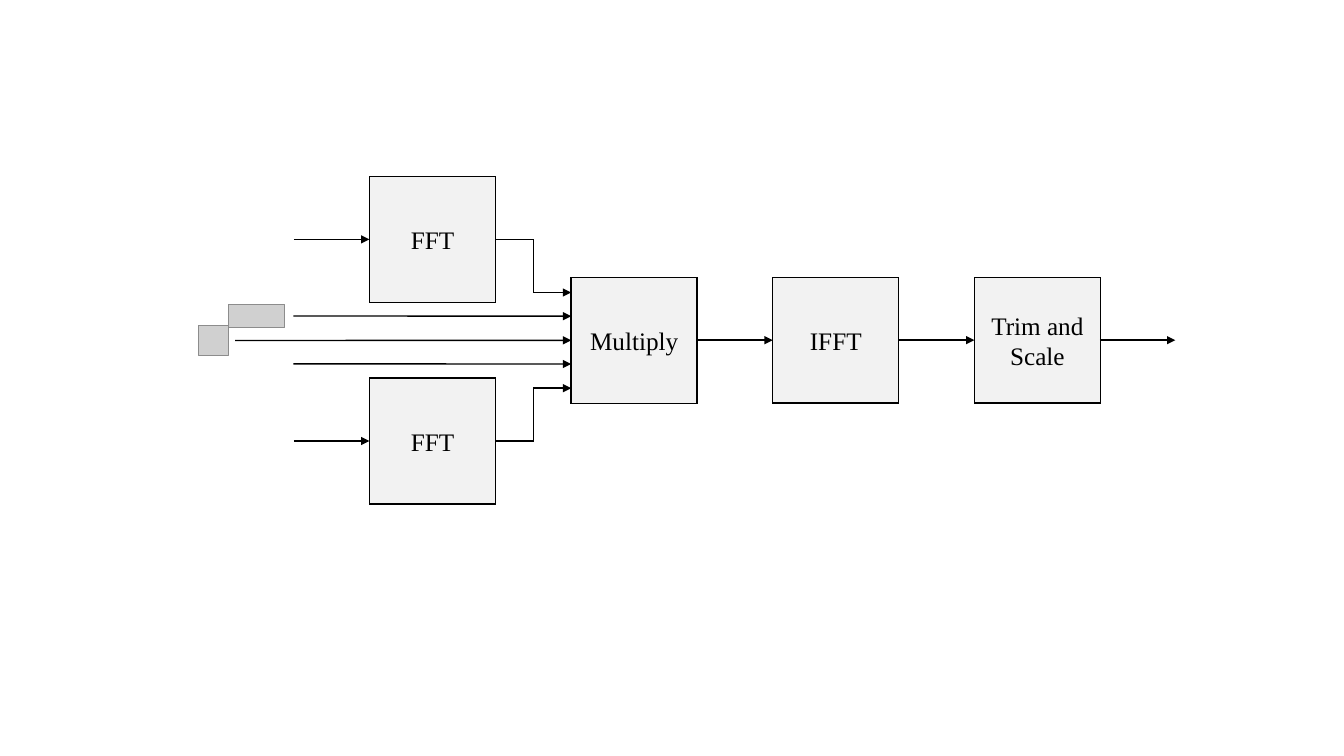
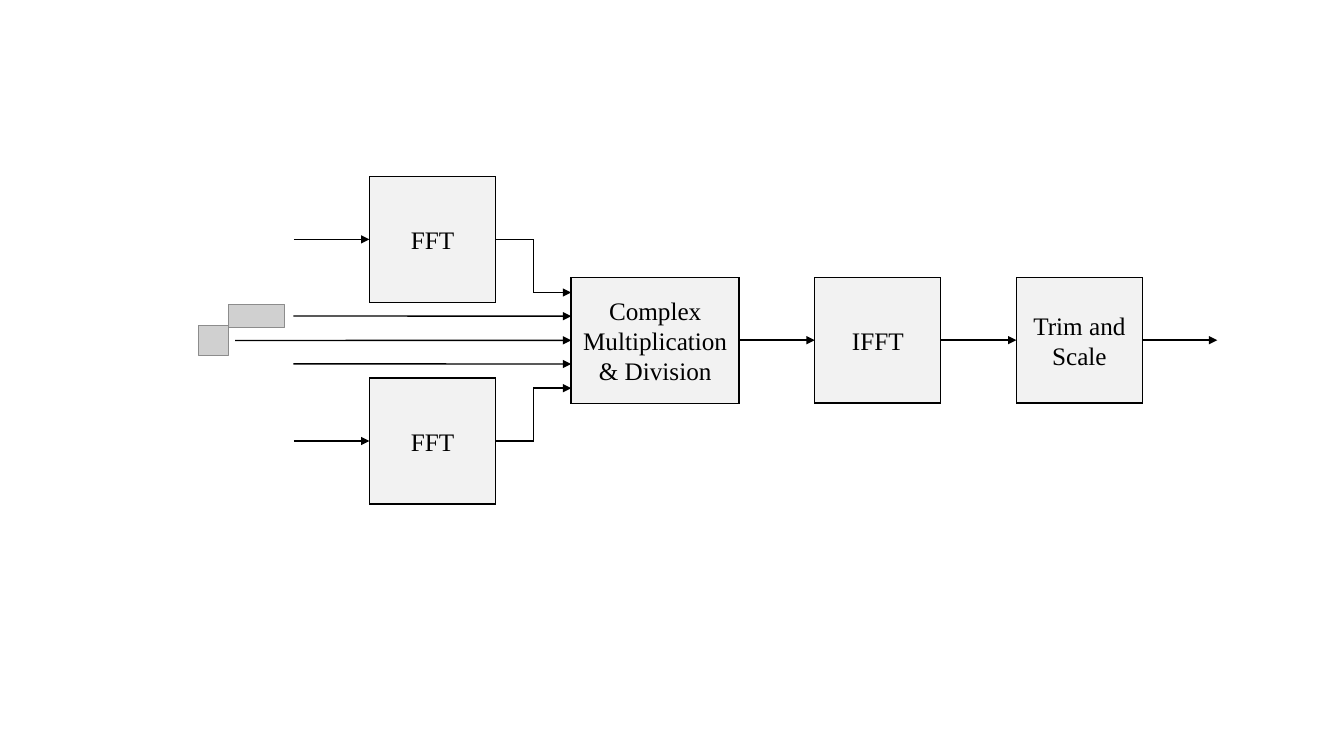
Before and after one commit to jravert88/Thesis, a slide deck: slide 9 of figures/eq_GPUimplementation/GPUimpPower.pptx. Drawn at 1344x756 pixels with LibreOffice and Linux fonts; fonts in the diff are those of the drawing; grey boxes stand for pictures; background and template pictures are left out. Boxes give left, top, right and bottom in pixels: in the first picture for what was removed or moved away, otherwise in the second. Text is boxed around its words. In the diff, an @@ line names an element or a change of style, - is before the commit and + after.

```diff
--- a/figures/eq_GPUimplementation/GPUimpPower.pptx
+++ b/figures/eq_GPUimplementation/GPUimpPower.pptx
@@ rectangle removed at [572, 277, 698, 403] @@
-Multiply
@@ rectangle added at [572, 277, 740, 403], fill #F2F2F2, outline #000000 1 pt, 18 pt, text #000000 @@
+Complex Multiplication & Division
@@ 3 arrows, 2 rectangles: place and size @@
-3 arrows, 2 rectangles at [698, 277, 1176, 403]
+3 arrows, 2 rectangles at [739, 277, 1218, 403]
```
Also in this commit, not shown: 2 other slides changed, 25 other files.
